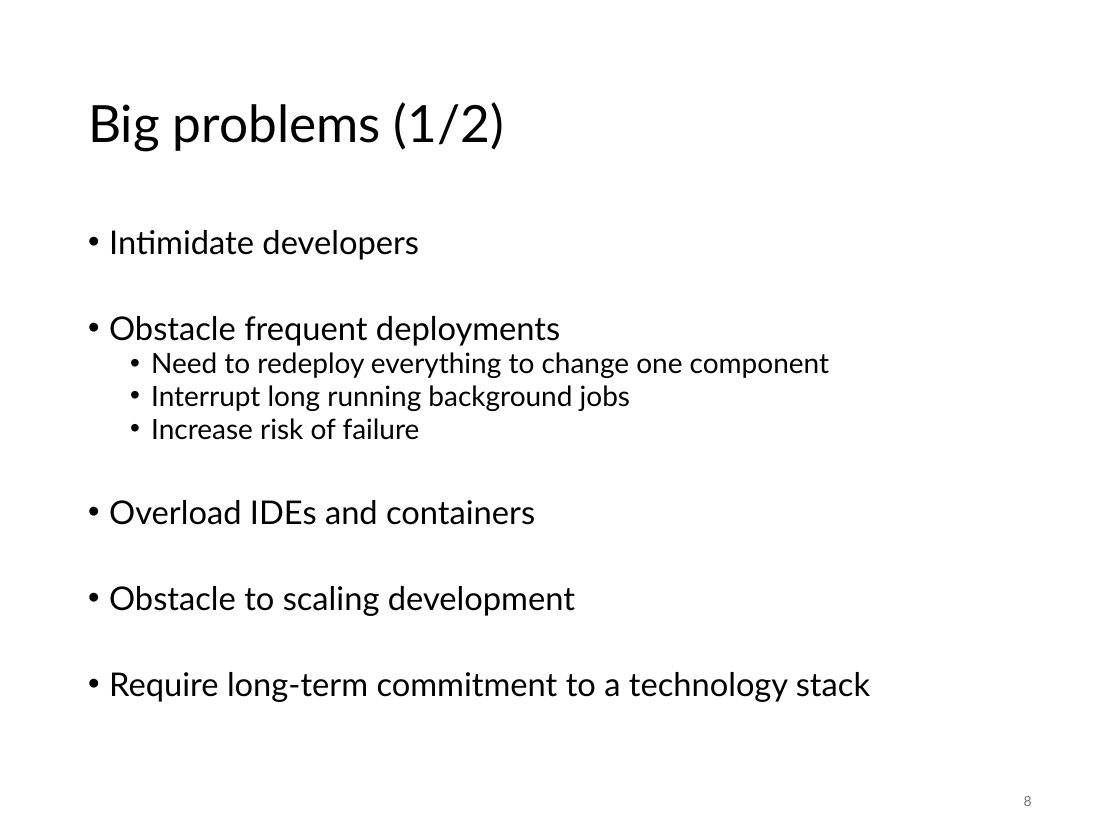
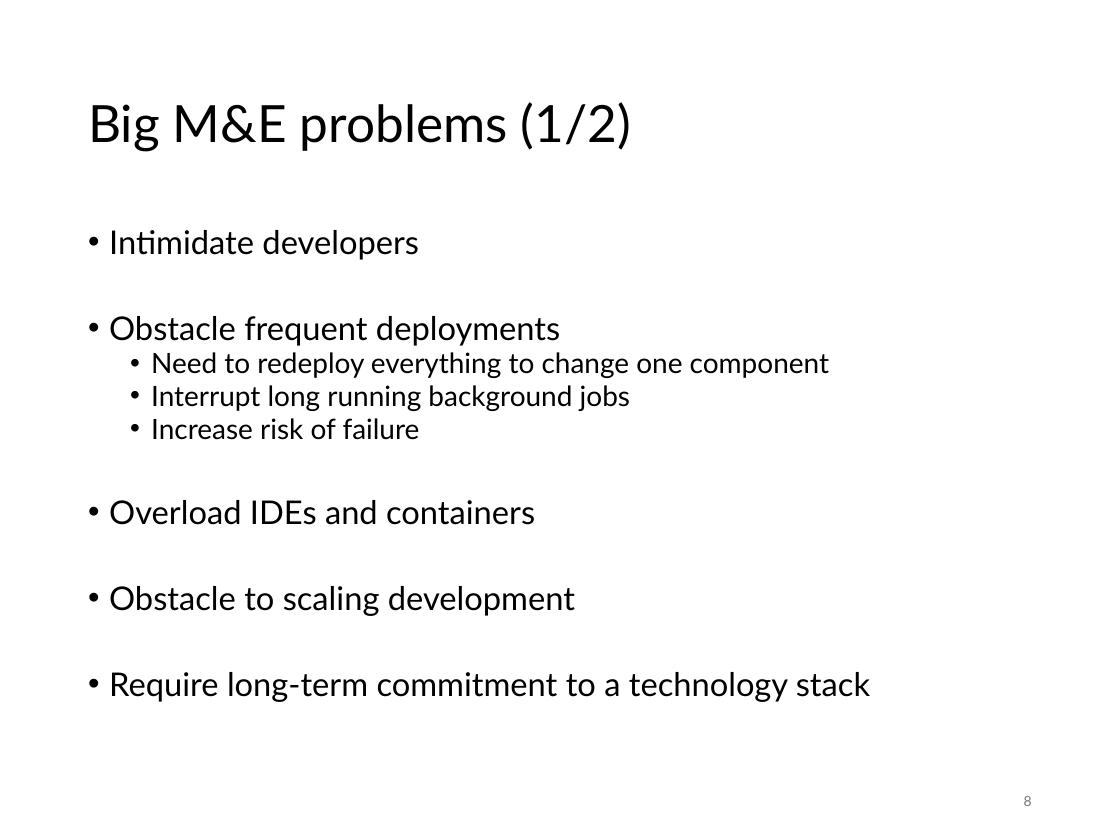
Before and after one commit to SannioEvolution/Material, a slide deck: slide 8 of 20 - Orchestration and AIOps.pptx. Drawn at 1120x840 pixels with LibreOffice and Linux fonts; fonts in the diff are those of the drawing. Boxes give left, top, right and bottom in pixels: in the first picture for what was removed or moved away, otherwise in the second. Text is boxed around its words. In the diff, an @@ line names an element or a change of style, - is before the commit and + after.

```diff
--- a/20 - Orchestration and AIOps.pptx
+++ b/20 - Orchestration and AIOps.pptx
@@ title at box(88, 102, 631, 152): text changed @@
-Big problems (1/2)
+Big M&E problems (1/2)
```
Also in this commit, not shown: 12 other slides changed, 6 slides added, 1 slide removed, 1 other file.
